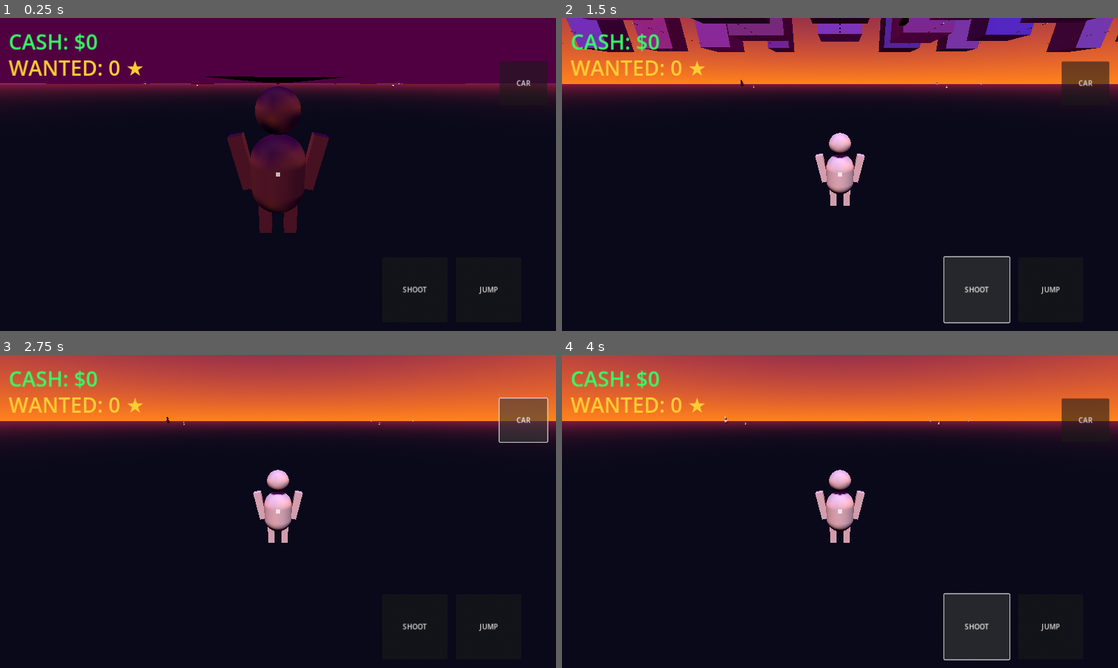
Above: before the commit, frames 1-4 (two rows, left to right).
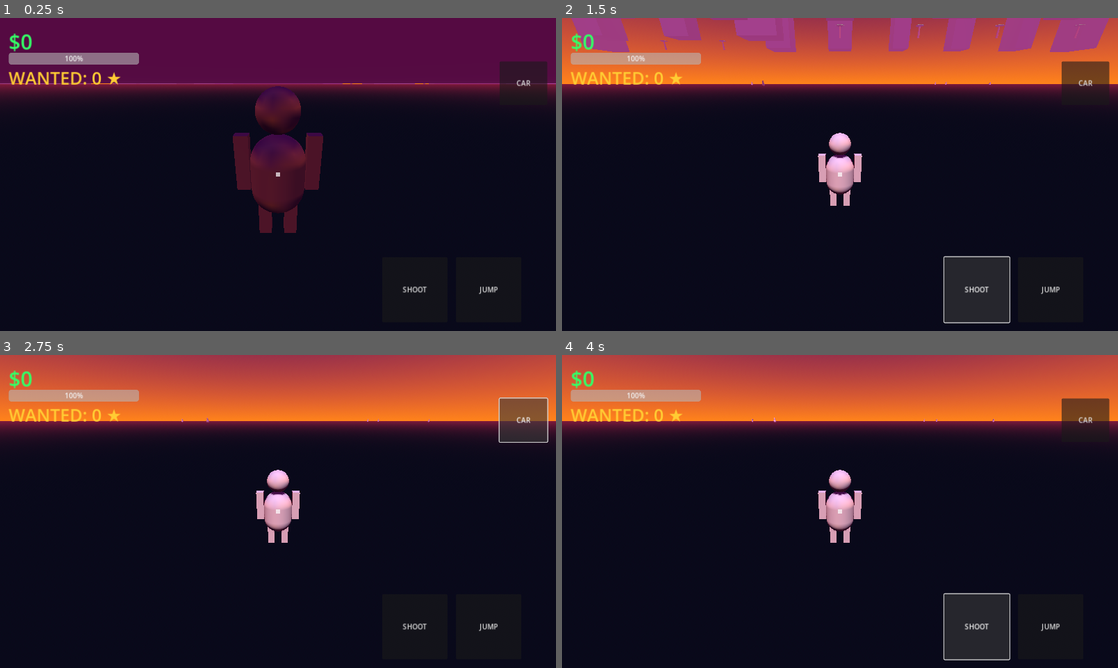
Above: after the commit, the same moments.

Repository: AniblimaxDeveloper/geta-iv-sivis
Game: Godot game, scene res://Main.tscn
Same seed, same stepped clock (60 frames per second), same inputs: the game is played once before the commit and once after it.
Inputs:
- Up to frame 1 (0.25 s): no input
- Up to frame 2 (1.5 s): click "JUMP" at 0.5 s; click "SHOOT" at 1.25 s
- Up to frame 3 (2.75 s): click "CAR" at 2 s
- Up to frame 4 (4 s): click "JUMP" at 2.75 s; click "SHOOT" at 3.5 s

The runs differ from the first frame. In frame 1, 2.8% of the frame differs, in the area x 0-100%, y 4-56%; in frame 2, 10%, in the area x 0-100%, y 0-57%; in frame 3, 2.1%; in frame 4, 2.1%.

Commit message:
feat: Phase 7 - Miami Vibes, Palm Trees, Neon Lights, Pedestrians, Health System

Diff:
--- a/Main.gd
+++ b/Main.gd
@@ -2,74 +2,98 @@
 
 @onready var player = $Player
 @onready var hud_money = $UI/MoneyLabel
+@onready var hud_health = $UI/HealthBar
 @onready var hud_wanted = $UI/WantedLabel
 
 var wanted_level: int = 0
 var police_spawned: bool = false
 
 func _ready():
-    generate_smart_city()
+    generate_miami_city()
     spawn_vehicles(8)
     spawn_pedestrians(30)
 
 func _process(_delta):
-    hud_money.text = "CASH: $" + str(player.money)
+    hud_money.text = "$" + str(player.money)
+    hud_health.value = player.health
     hud_wanted.text = "WANTED: " + str(wanted_level) + " ★"
 
-func generate_smart_city():
-    # 1. Lantai Aspal Raksasa
+func generate_miami_city():
+    # 1. Aspal Jalan
     var floor = MeshInstance3D.new()
     var plane = PlaneMesh.new()
     plane.size = Vector2(500, 500)
     floor.mesh = plane
-    var floor_mat = StandardMaterial3D.new()
-    floor_mat.albedo_color = Color(0.08, 0.08, 0.1)
-    floor.material_override = floor_mat
+    var f_mat = StandardMaterial3D.new()
+    f_mat.albedo_color = Color(0.1, 0.1, 0.15)
+    floor.material_override = f_mat
     add_child(floor)
 
-    # 2. Generate Blok Kota (Grid)
+    # 2. Blok Gedung & Pohon Palem
     var block_size = 60
     for x in range(-4, 5):
         for z in range(-4, 5):
-            # Acak apakah ini Gedung atau Taman
             if randf() > 0.2:
-                var building = StaticBody3D.new()
-                var mesh = MeshInstance3D.new()
+                # Gedung Pencakar Langit
+                var b = StaticBody3D.new()
+                var m = MeshInstance3D.new()
                 var box = BoxMesh.new()
-                var w = randf_range(20, 40)
-                var h = randf_range(40, 150)
-                var d = randf_range(20, 40)
+                var w = randf_range(15, 30)
+                var h = randf_range(40, 120)
+                var d = randf_range(15, 30)
                 box.size = Vector3(w, h, d)
-                mesh.mesh = box
+                m.mesh = box
+                var mat = StandardMaterial3D.new()
+                mat.albedo_color = Color(0.1, 0.1, 0.2)
+                mat.emission_enabled = true
+                mat.emission = Color(1.0, 0.2, 0.8) * randf_range(0.2, 0.5) # Efek Neon
+                m.material_override = mat
+                var c = CollisionShape3D.new()
+                var s = BoxShape3D.new()
+                s.size = box.size
+                c.shape = s
+                b.position = Vector3(x * block_size, h / 2, z * block_size)
+                b.add_child(m)
+                b.add_child(c)
+                add_child(b)
 
-                var mat = StandardMaterial3D.new()
-                mat.albedo_color = Color(randf_range(0.1, 0.3), randf_range(0.1, 0.2), randf_range(0.3, 0.6))
-                mat.emission_enabled = true
-                mat.emission = Color(1.0, 0.1, 0.8) * randf_range(0.1, 0.3) # Lampu Neon
-                mesh.material_override = mat
+            else:
+                # Pohon Palem
+                var palm = Node3D.new()
+                var trunk = MeshInstance3D.new()
+                var cyl = CylinderMesh.new()
+                cyl.top_radius = 0.5
+                cyl.bottom_radius = 0.8
+                cyl.height = 8.0
+                trunk.mesh = cyl
+                trunk.position.y = 4.0
+                var trunk_mat = StandardMaterial3D.new()
+                trunk_mat.albedo_color = Color(0.4, 0.2, 0.1)
+                trunk.material_override = trunk_mat
+                palm.add_child(trunk)
 
-                var collision = CollisionShape3D.new()
-                var shape = BoxShape3D.new()
-                shape.size = box.size
-                collision.shape = shape
+                var leaves = MeshInstance3D.new()
+                var sphere = SphereMesh.new()
+                sphere.radius = 3.0
+                sphere.height = 1.0
+                leaves.mesh = sphere
+                leaves.position.y = 8.0
+                var leaf_mat = StandardMaterial3D.new()
+                leaf_mat.albedo_color = Color(0.1, 0.6, 0.2)
+                leaves.material_override = leaf_mat
+                palm.add_child(leaves)
 
-                building.position = Vector3(x * block_size, h / 2, z * block_size)
-                building.add_child(mesh)
-                building.add_child(collision)
-                add_child(building)
+                palm.position = Vector3(x * block_size, 0, z * block_size)
+                add_child(palm)
 
-    # 3. Garis Jalan (Kuning)
-    for i in range(-4, 5):
-        for j in range(-200, 200, 10):
-            var line = MeshInstance3D.new()
-            var box = BoxMesh.new()
-            box.size = Vector3(0.5, 0.1, 4)
-            line.mesh = box
-            var line_mat = StandardMaterial3D.new()
-            line_mat.albedo_color = Color(1, 0.8, 0)
-            line.material_override = line_mat
-            line.position = Vector3(i * block_size, 0.05, j)
-            add_child(line)
+    # 3. Lampu Jalan Neon
+    for i in range(20):
+        var light = OmniLight3D.new()
+        light.light_color = Color(1.0, 0.2, 0.8) if randf() > 0.5 else Color(0.2, 0.8, 1.0)
+        light.light_energy = 5.0
+        light.omni_range = 20.0
+        light.position = Vector3(randf_range(-200, 200), 8, randf_range(-200, 200))
+        add_child(light)
 
 func spawn_vehicles(amount: int):
     for i in range(amount):
@@ -94,36 +118,32 @@
             wheel.use_as_steering = true
             wheel.use_as_traction = true
             car.add_child(wheel)
-        car.position = Vector3(randf_range(-100, 100), 2.0, randf_range(-100, 100))
+        car.position = Vector3(randf_range(-80, 80), 2.0, randf_range(-80, 80))
         add_child(car)
 
 func spawn_pedestrians(amount: int):
     for i in range(amount):
         var ped = CharacterBody3D.new()
         ped.set_script(load("res://Pedestrian.gd"))
-
         var col = CollisionShape3D.new()
         var cap = CapsuleShape3D.new()
         col.shape = cap
         ped.add_child(col)
 
-        # Bentuk Manusia Prosedural
+        # Bentuk Manusia Sederhana untuk NPC
         var mesh_root = Node3D.new()
-
         var body = MeshInstance3D.new()
         var cap_mesh = CapsuleMesh.new()
         cap_mesh.height = 1.2
         body.mesh = cap_mesh
         body.position.y = 1.0
         mesh_root.add_child(body)
-
         var head = MeshInstance3D.new()
         var sphere = SphereMesh.new()
         sphere.radius = 0.3
         head.mesh = sphere
         head.position.y = 1.9
         mesh_root.add_child(head)
-
         ped.add_child(mesh_root)
 
         ped.position = Vector3(randf_range(-150, 150), 1.0, randf_range(-150, 150))
@@ -132,21 +152,20 @@
 func add_wanted_level():
     wanted_level += 1
     if wanted_level == 1 and not police_spawned:
-        spawn_police(6)
+        for i in range(6):
+            var police = CharacterBody3D.new()
+            police.set_script(load("res://Police.gd"))
+            var c = CollisionShape3D.new()
+            var cap = CapsuleShape3D.new()
+            c.shape = cap
+            police.add_child(c)
+            var m = MeshInstance3D.new()
+            m.name = "Mesh"
+            m.mesh = CapsuleMesh.new()
+            var mat = StandardMaterial3D.new()
+            mat.albedo_color = Color(0, 0.2, 1)
+            m.material_override = mat
+            police.add_child(m)
+            police.position = Vector3(player.position.x + randf_range(-30, 30), 2.0, player.position.z + randf_range(-30, 30))
+            add_child(police)
         police_spawned = true
-
-func spawn_police(amount: int):
-    for i in range(amount):
-        var police = CharacterBody3D.new()
-        police.set_script(load("res://Police.gd"))
-        var col = CollisionShape3D.new()
-        col.shape = CapsuleShape3D.new()
-        police.add_child(col)
-        var mesh = MeshInstance3D.new()
-        mesh.mesh = CapsuleMesh.new()
-        var mat = StandardMaterial3D.new()
-        mat.albedo_color = Color(0, 0.2, 1)
-        mesh.material_override = mat
-        police.add_child(mesh)
-        police.position = Vector3(player.position.x + randf_range(-40, 40), 2.0, player.position.z + randf_range(-40, 40))
-        add_child(police)
--- a/Main.tscn
+++ b/Main.tscn
@@ -19,20 +19,23 @@
 [sub_resource type="BoxMesh" id="BoxMesh_limb"]
 size = Vector3(0.2, 0.8, 0.2)
 
-[sub_resource type="ProceduralSkyMaterial" id="ProceduralSkyMaterial_neon"]
+[sub_resource type="ProceduralSkyMaterial" id="SkyMat"]
 sky_top_color = Color(0.2, 0.05, 0.3, 1)
 sky_horizon_color = Color(1.0, 0.4, 0.1, 1)
 ground_bottom_color = Color(0.05, 0.05, 0.1, 1)
 ground_horizon_color = Color(0.4, 0.1, 0.2, 1)
 
-[sub_resource type="Sky" id="Sky_neon"]
-sky_material = SubResource("ProceduralSkyMaterial_neon")
+[sub_resource type="Sky" id="Sky_1"]
+sky_material = SubResource("SkyMat")
 
 [sub_resource type="Environment" id="Environment_1"]
 background_mode = 2
-sky = SubResource("Sky_neon")
+sky = SubResource("Sky_1")
 ambient_light_source = 3
 tonemap_mode = 2
+fog_enabled = true
+fog_light_color = Color(0.5, 0.2, 0.4, 1)
+fog_density = 0.01
 
 [node name="Main" type="Node3D"]
 script = ExtResource("1_main")
@@ -65,12 +68,10 @@
 [node name="LeftArm" type="MeshInstance3D" parent="Player/MeshRoot"]
 mesh = SubResource("BoxMesh_limb")
 position = Vector3(0.5, 0.8, 0)
-rotation = Vector3(0, 0, -0.2)
 
 [node name="RightArm" type="MeshInstance3D" parent="Player/MeshRoot"]
 mesh = SubResource("BoxMesh_limb")
 position = Vector3(-0.5, 0.8, 0)
-rotation = Vector3(0, 0, 0.2)
 
 [node name="LeftLeg" type="MeshInstance3D" parent="Player/MeshRoot"]
 mesh = SubResource("BoxMesh_limb")
@@ -99,15 +100,22 @@
 offset_bottom = 80.0
 theme_override_colors/font_color = Color(0.2, 1, 0.4, 1)
 theme_override_font_sizes/font_size = 48
-text = "CASH: $0"
+text = "$0"
+
+[node name="HealthBar" type="ProgressBar" parent="UI"]
+offset_left = 20.0
+offset_top = 80.0
+offset_right = 320.0
+offset_bottom = 100.0
+value = 100.0
 
 [node name="WantedLabel" type="Label" parent="UI"]
 offset_left = 20.0
-offset_top = 80.0
+offset_top = 110.0
 offset_right = 400.0
-offset_bottom = 140.0
+offset_bottom = 160.0
 theme_override_colors/font_color = Color(1, 0.8, 0.2, 1)
-theme_override_font_sizes/font_size = 48
+theme_override_font_sizes/font_size = 40
 text = "WANTED: 0 ★"
 
 [node name="Crosshair" type="ColorRect" parent="UI"]
--- a/Pedestrian.gd
+++ b/Pedestrian.gd
@@ -1,26 +1,19 @@
 extends CharacterBody3D
-
 var speed: float = 4.0
 var direction: Vector3
 var time_to_change: float = 0.0
 
-func _ready():
-    randomize_direction()
+func _ready(): randomize_dir()
 
-func randomize_direction():
+func randomize_dir():
     direction = Vector3(randf_range(-1, 1), 0, randf_range(-1, 1)).normalized()
     time_to_change = randf_range(2.0, 5.0)
 
 func _physics_process(delta):
     if not is_on_floor(): velocity.y -= 30.0 * delta
-
     time_to_change -= delta
-    if time_to_change <= 0:
-        randomize_direction()
-
+    if time_to_change <= 0: randomize_dir()
     velocity.x = direction.x * speed
     velocity.z = direction.z * speed
     move_and_slide()
-
-    if get_slide_collision_count() > 0:
-        randomize_direction()
+    if get_slide_collision_count() > 0: randomize_dir()
--- a/Player.gd
+++ b/Player.gd
@@ -5,6 +5,7 @@
 @export var gravity: float = 30.0
 
 var money: int = 0
+var health: float = 100.0
 var input_dir: Vector2 = Vector2.ZERO
 var current_vehicle: VehicleBody3D = null
 var walk_time: float = 0.0
@@ -20,16 +21,14 @@
 
 func _physics_process(delta):
     if current_vehicle:
-        current_vehicle.engine_force = -input_dir.y * 1200.0
+        current_vehicle.engine_force = -input_dir.y * 1500.0
         current_vehicle.steering = -input_dir.x * 0.5
-        global_position = current_vehicle.global_position + Vector3(0, 2.5, 0)
+        global_position = current_vehicle.global_position + Vector3(0, 3.0, 0)
         mesh_root.visible = false
         return
 
     mesh_root.visible = true
-
-    if not is_on_floor():
-        velocity.y -= gravity * delta
+    if not is_on_floor(): velocity.y -= gravity * delta
 
     var direction = (camera_pivot.global_transform.basis * Vector3(input_dir.x, 0, input_dir.y)).normalized()
     direction.y = 0
@@ -41,16 +40,16 @@
         var target_angle = atan2(-direction.x, -direction.z)
         mesh_root.rotation.y = lerp_angle(mesh_root.rotation.y, target_angle, 0.2)
 
-        # Animasi Berjalan (Ayun Kaki dan Tangan)
-        walk_time += delta * 10.0
-        left_leg.rotation.x = sin(walk_time) * 0.5
-        right_leg.rotation.x = -sin(walk_time) * 0.5
-        left_arm.rotation.x = -sin(walk_time) * 0.5
-        right_arm.rotation.x = sin(walk_time) * 0.5
+        # Animasi Berjalan Manusia
+        walk_time += delta * 12.0
+        left_leg.rotation.x = sin(walk_time) * 0.6
+        right_leg.rotation.x = -sin(walk_time) * 0.6
+        left_arm.rotation.x = -sin(walk_time) * 0.4
+        right_arm.rotation.x = sin(walk_time) * 0.4
     else:
         velocity.x = move_toward(velocity.x, 0, speed)
         velocity.z = move_toward(velocity.z, 0, speed)
-        # Kembali ke posisi diam
+        # Animasi Diam (Idle)
         left_leg.rotation.x = lerp(left_leg.rotation.x, 0.0, 0.1)
         right_leg.rotation.x = lerp(right_leg.rotation.x, 0.0, 0.1)
         left_arm.rotation.x = lerp(left_arm.rotation.x, 0.0, 0.1)
@@ -86,4 +85,9 @@
                 current_vehicle = v
                 break
 
+func take_damage(amount: float):
+    health -= amount
+    if health <= 0:
+        get_tree().reload_current_scene()
+
 func add_money(amount: int): money += amount
--- a/Police.gd
+++ b/Police.gd
@@ -1,6 +1,5 @@
 extends CharacterBody3D
-
-var speed: float = 9.0
+var speed: float = 10.0
 var target: Node3D
 var health: int = 100
 
@@ -10,11 +9,10 @@
 
 func _physics_process(delta):
     if not is_on_floor(): velocity.y -= 30.0 * delta
-
     if target and health > 0:
         var dir = (target.global_position - global_position)
         dir.y = 0
-        if dir.length() > 1.5:
+        if dir.length() > 2.0:
             dir = dir.normalized()
             velocity.x = dir.x * speed
             velocity.z = dir.z * speed
@@ -23,14 +21,12 @@
             velocity.x = 0
             velocity.z = 0
             if target.has_method("take_damage"):
-                target.take_damage(10)
+                target.take_damage(20.0 * delta)
     move_and_slide()
 
 func take_damage(amount: int):
     health -= amount
-    $MeshInstance3D.material_override.albedo_color = Color(1, 1, 1)
+    $Mesh.material_override.albedo_color = Color(1, 1, 1)
     await get_tree().create_timer(0.1).timeout
-    if health > 0:
-        $MeshInstance3D.material_override.albedo_color = Color(0, 0.2, 1)
-    else:
-        queue_free()
+    if health > 0: $Mesh.material_override.albedo_color = Color(0, 0.2, 1)
+    else: queue_free()
Not shown, changed: export_presets.cfg
